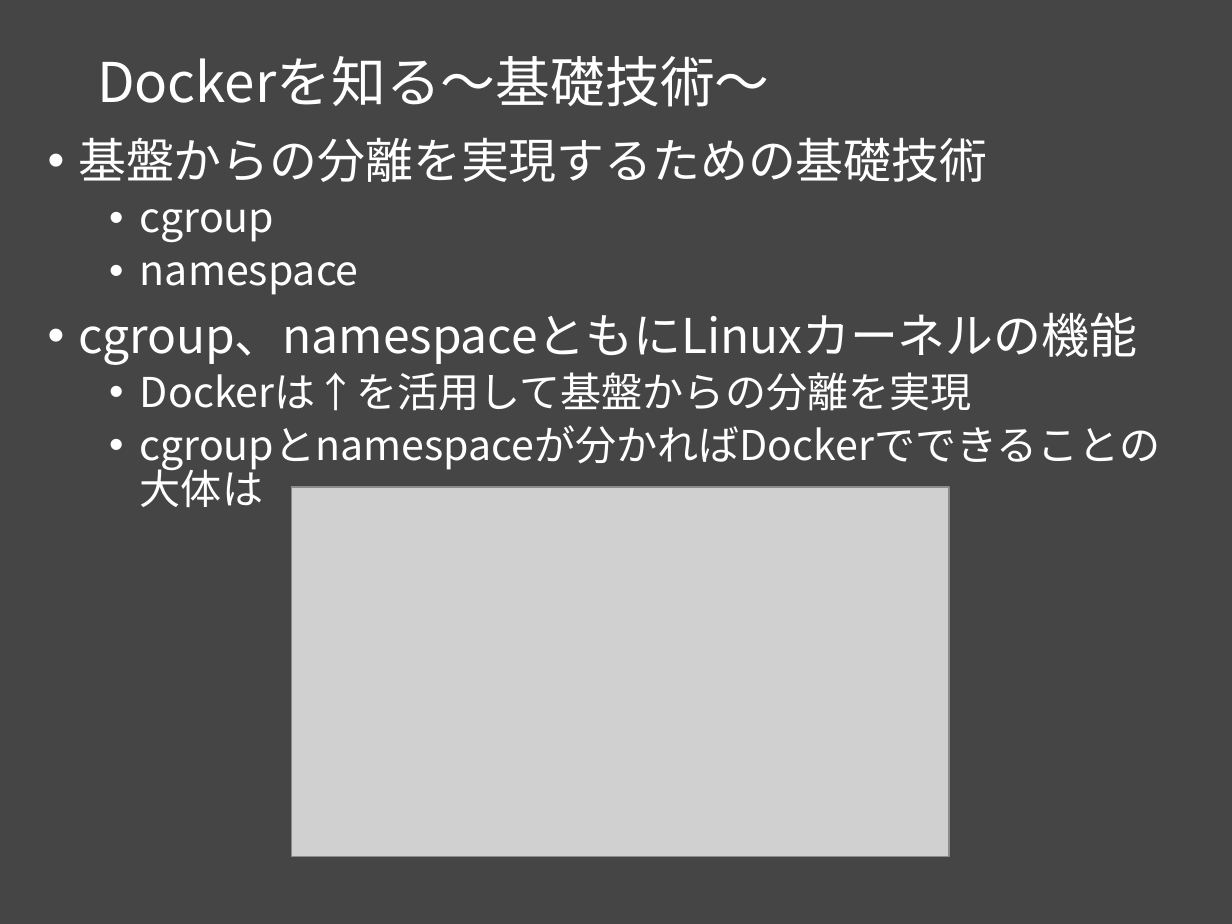
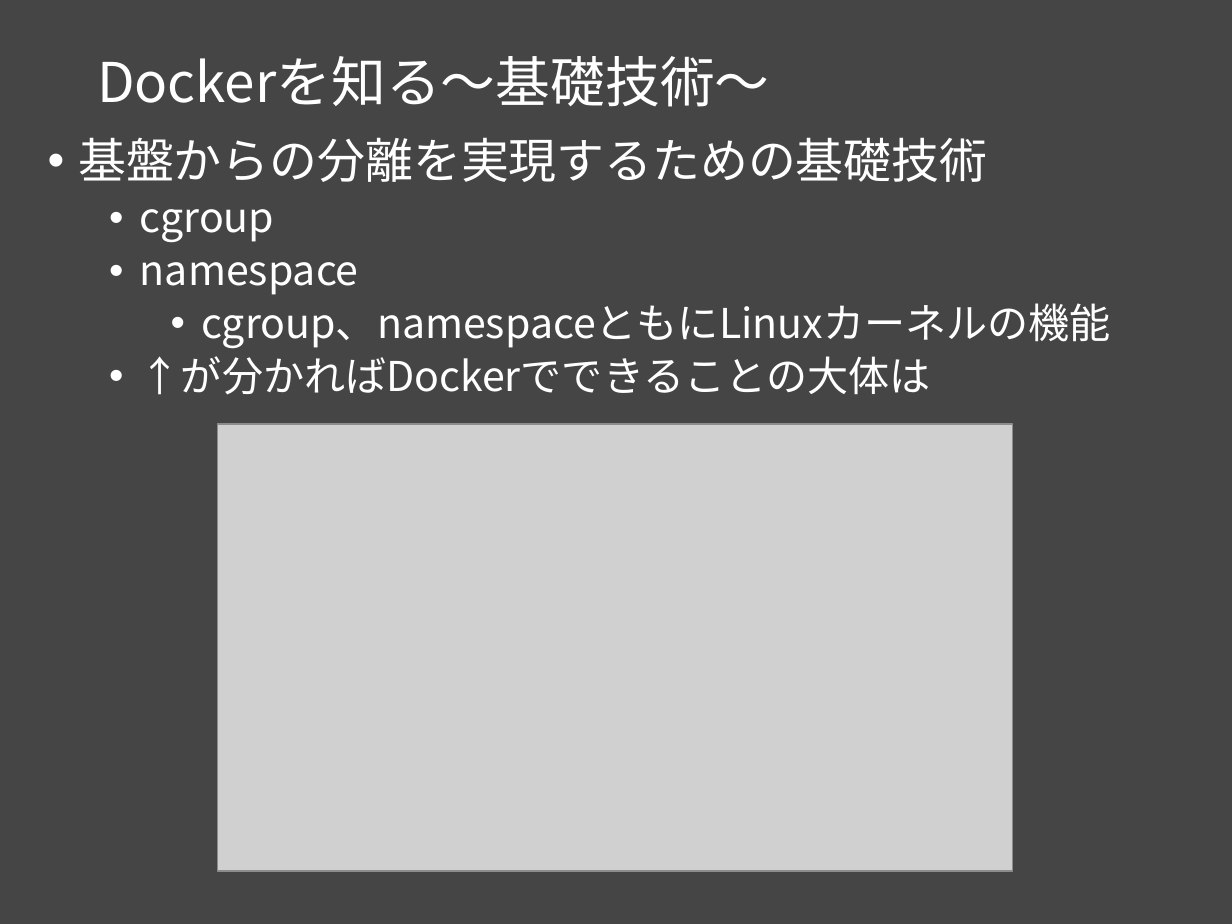
Before and after one commit to msntts/workshop_docker, a slide deck: slide 10 of docker勉強会Vol1(Dockerの基本).pptx. Drawn at 1232x924 pixels with LibreOffice and Linux fonts; fonts in the diff are those of the drawing; grey boxes stand for pictures. Boxes give left, top, right and bottom in pixels: in the first picture for what was removed or moved away, otherwise in the second. Text is boxed around its words. In the diff, an @@ line names an element or a change of style, - is before the commit and + after.

```diff
--- a/docker勉強会Vol1(Dockerの基本).pptx
+++ b/docker勉強会Vol1(Dockerの基本).pptx
@@ text at [202, 303, 1111, 349]: size 28 to 24 pt in "cgroup、namespaceともにLinuxカーネルの機能"; list level 1 to 3 in "cgroup、namespaceともにLinuxカーネルの機能" @@
@@ text at [140, 356, 930, 395]: text changed @@
-  • Dockerは↑を活用して基盤からの分離を実現
-  • cgroupとnamespaceが分かればDockerでできることの大体は
+  • ↑が分かればDockerでできることの大体は
@@ picture: place and size @@
-picture at [292, 487, 949, 856]
+picture at [218, 424, 1013, 871]
```
Also in this commit, not shown: 4 other slides changed, 2 slides removed, 1 other file.
